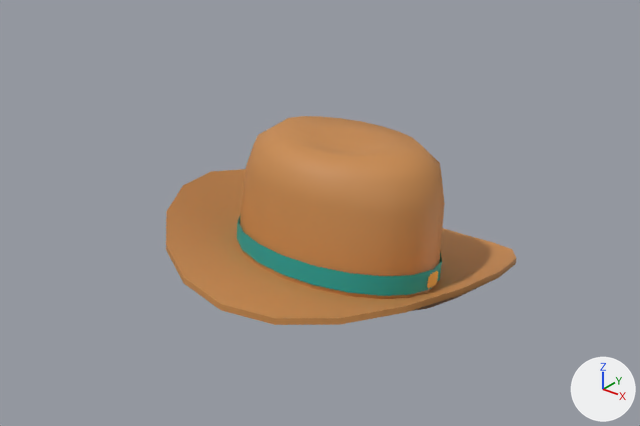
One commit to the FBX model Overbooked/arte/accesorios/SombreroVaquero.fbx: the scene before it, then after it.
One viewpoint serves both versions: a 50 mm lens placed at (2.58, -3.36, 2.47), pointed at (0.0, -0.13, 0.47). Every picture has the same lights, and +X, +Y and +Z are marked at lower right. The older version comes first.

In view in the first picture: 'SombreroVaquero'.
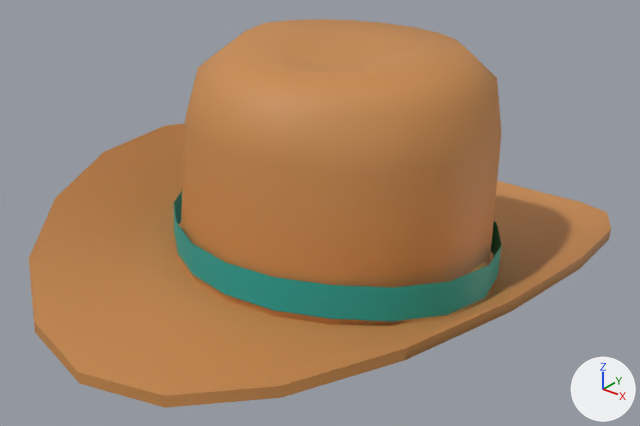
Changed parts and their boxes [x1, y1, x2, y2] in the pictures (640 x 426 px; the box of a moved part takes in the faces that stretch with it):
'SombreroVaquero', reshaped (66% wider, 86% taller): before [166, 116, 516, 325]; after [29, 19, 611, 408]
part 1 of me_sombrerovaquero, moved or reshaped: before [427, 271, 438, 289]; after [471, 262, 487, 272]
part 2 of me_sombrerovaquero, moved or reshaped: before [166, 169, 516, 325]; after [29, 123, 611, 408]
part 3 of me_sombrerovaquero, added (orange): after [181, 19, 502, 324]
part 4 of me_sombrerovaquero, added (cyan): after [174, 191, 502, 321]
part 5 of me_sombrerovaquero, deleted (orange): before [238, 116, 445, 299]
part 6 of me_sombrerovaquero, deleted (cyan): before [237, 215, 442, 296]

What the commit changed:
me_sombrerovaquero is used by ob_sombrerovaquero; location (0.0, 0.0, 0.0).
me_sombrerovaquero had 309 vertices, 304 faces and spanned x -0.96..0.96, y -0.87..0.87, z 0.0..0.84.
me_sombrerovaquero now has 309 vertices, 304 faces and spans x -1.34..1.34, y -1.68..1.68, z 0.0..1.33.
me_sombrerovaquero part 1: the loose piece of 8 vertices spanning x 0.61, y -0.04..0.06, z 0.19..0.27 is scaled about its middle by (1, 1.91, 1.64), then moved by (0.24, 0.0, 0.09).
me_sombrerovaquero part 2: the loose piece of 120 vertices spanning x -0.96..0.96, y -0.87..0.87, z 0.0..0.41 is multiplied about its middle by the matrix ((1.396, 0.0, 0.0), (0.0, 1.905, -0.122), (0.0, 0.064, 1.648)), then moved by (0.0, -0.01, 0.08).
me_sombrerovaquero part 3: a new loose piece of 141 vertices spanning x -0.83..0.83, y -0.83..0.88, z 0.07..1.33, in mat_kitextra_palette (picture img_accesorios_palette_png).
me_sombrerovaquero part 4: a new loose piece of 40 vertices spanning x -0.91..0.91, y -0.84..0.87, z 0.16..0.48, in mat_kitextra_palette (picture img_accesorios_palette_png).
me_sombrerovaquero part 5: the loose piece of 141 vertices spanning x -0.6..0.6, y -0.43..0.49, z 0.06..0.84 is deleted.
me_sombrerovaquero part 6: the loose piece of 40 vertices spanning x -0.61..0.61, y -0.43..0.46, z 0.12..0.34 is deleted.
